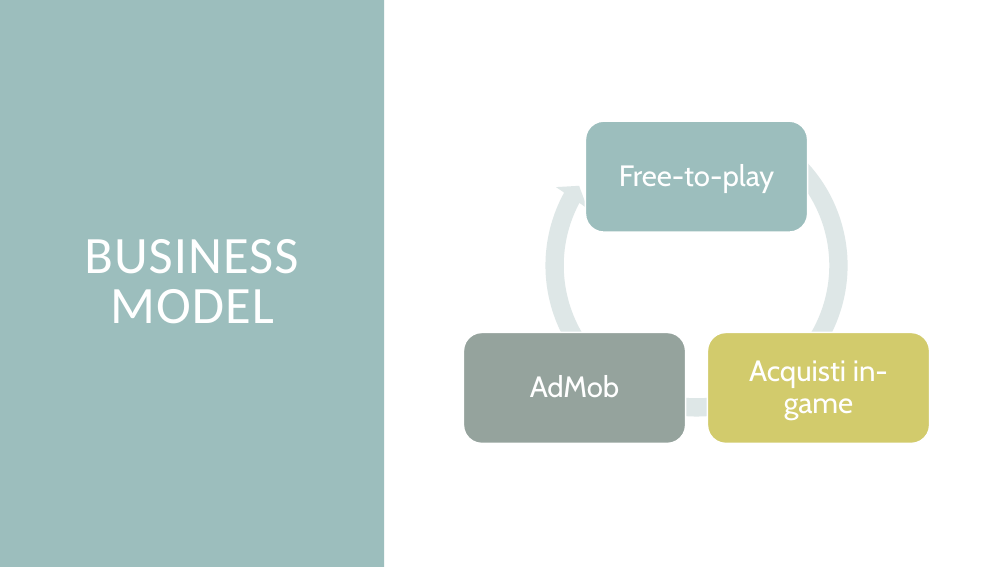
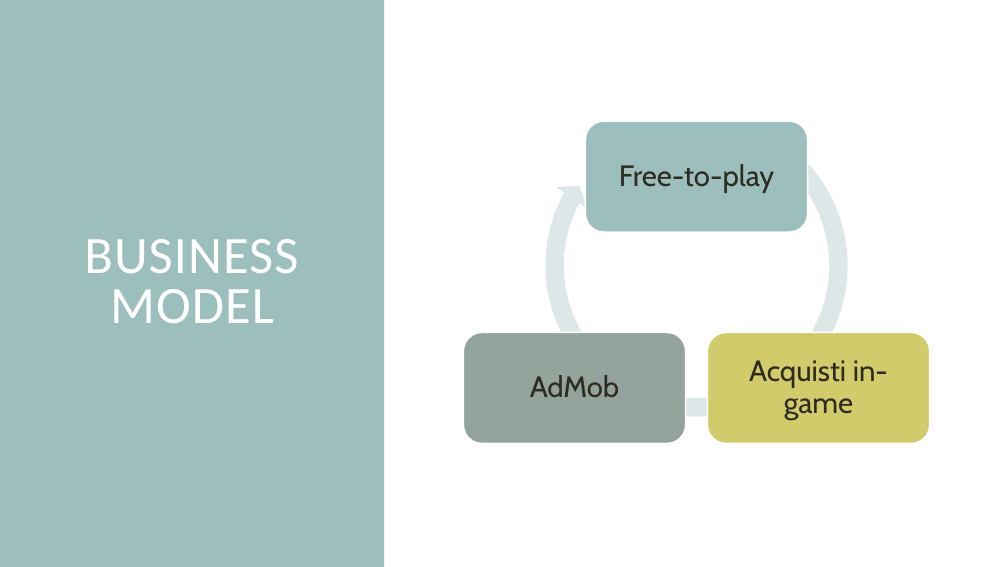
Before and after one commit to mirkoalicastro/outta-my-circle, a slide deck: slide 9 of Pitch/PITCH.pptx. Drawn at 1008x567 pixels with LibreOffice and Linux fonts; fonts in the diff are those of the drawing. Boxes give left, top, right and bottom in pixels: in the first picture for what was removed or moved away, otherwise in the second. Text is boxed around its words. In the diff, an @@ line names an element or a change of style, - is before the commit and + after.

Commit message:
Changed body text color to black

```diff
--- a/Pitch/PITCH.pptx
+++ b/Pitch/PITCH.pptx
@@ text colour #FFFFFF to #2E2B21 in 3 elements at (x1=619, y1=164, x2=774, y2=193), (x1=749, y1=360, x2=888, y2=420), (x1=530, y1=375, x2=620, y2=397) @@
```
Also in this commit, not shown: 3 other slides changed.
